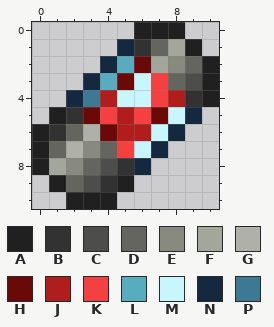
Two versions of one pixel-art sprite, Content/Items/Canisters/NaniteCanister.png. Above is the file before it was changed.
The file is 22x22 pixels, drawn in blocks of 2x2; one block is one cell here.
Palette (. is transparent): A #202020  B #323232  C #4d4e4b  D #64655e  E #88897f  F #a3a69b  G #afb1a9  H #6b0909  J #b11c1c  K #f44040  L #57adbd  M #c8f6fe  N #142840  P #3e7994
Pixels before, first column x 0:
 0 ......AAA..
 1 .....NBDFA.
 2 ....NLHFEDA
 3 ...NLHMKDCA
 4 ..NPJMMKJBA
 5 .ABHKJKHMN.
 6 ABDGHJJMN..
 7 ADGEDKMN...
 8 AFEDCBN....
 9 .ADCBA.....
10 ..AAA......
The same view after the edit:
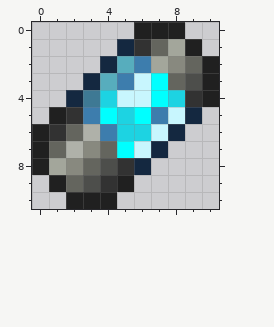
Author's note on the commit: Update Nanite visuals to match actual Nanites item
From old to new:
colour H: #6b0909 -> #3d7dad
colour J: #b11c1c -> #1dd3e2
colour K: #f44040 -> #00ffff
Where, in picture pixels (left, top, right, bottom), the same in both pictures:
changed: (83, 56, 185, 158)
